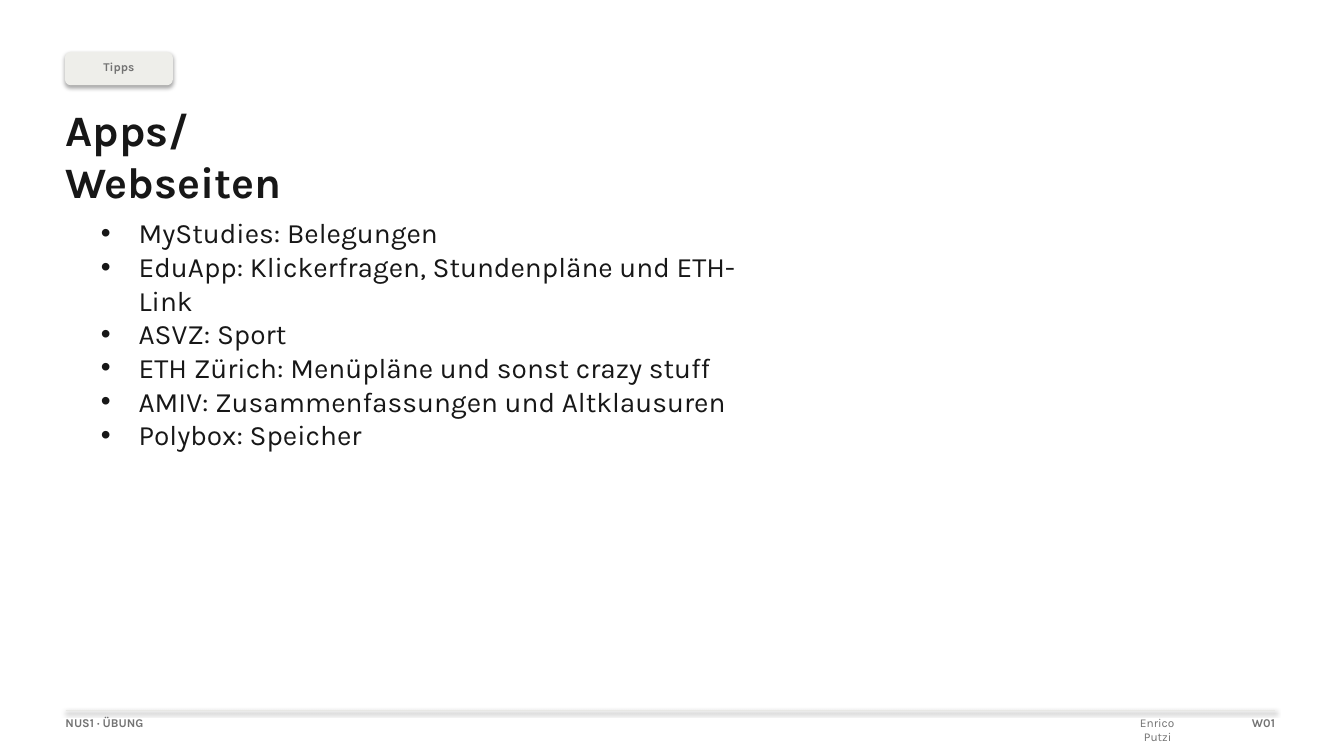
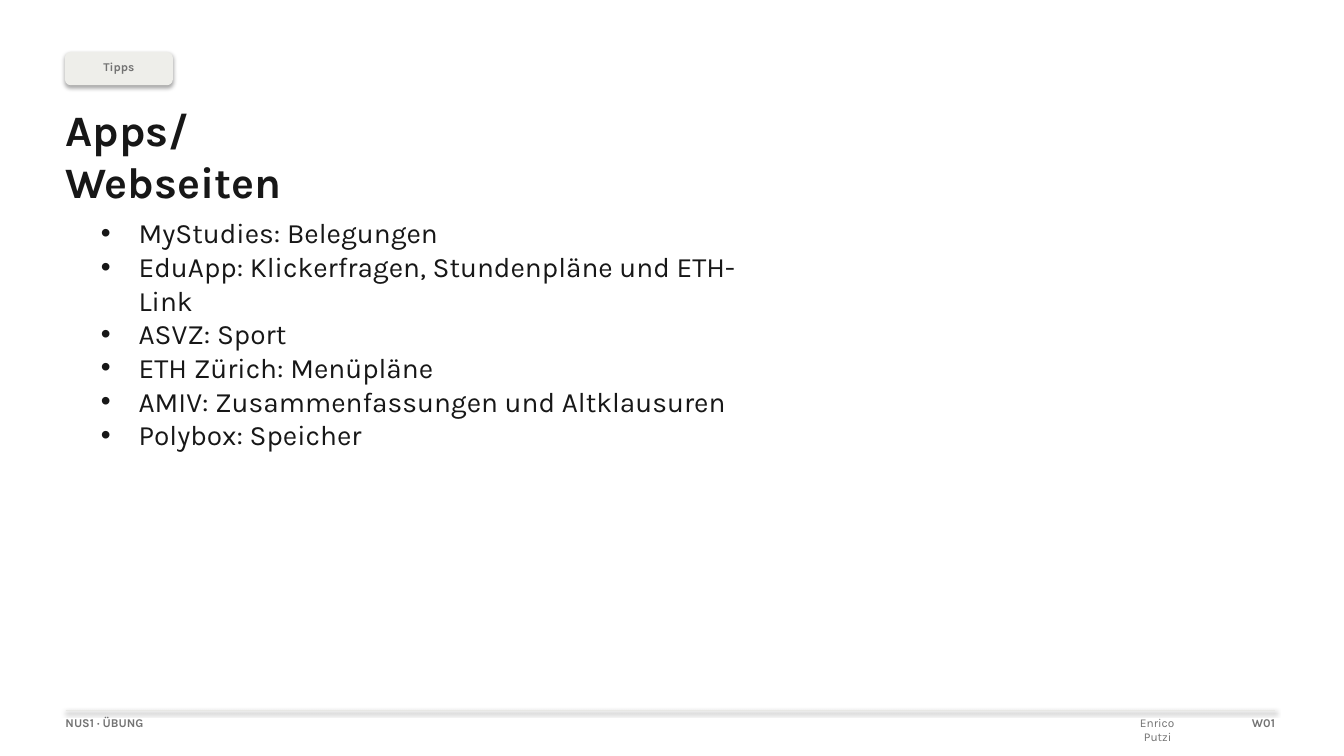
Before and after one commit to eputzi/eputzi.github.io, a slide deck: slide 7 of courses/nus1/files/tips/Organisatorisches.pptx. Drawn at 1344x756 pixels with LibreOffice and Linux fonts; fonts in the diff are those of the drawing. Boxes give left, top, right and bottom in pixels: in the first picture for what was removed or moved away, otherwise in the second. Text is boxed around its words. In the diff, an @@ line names an element or a change of style, - is before the commit and + after.

```diff
--- a/courses/nus1/files/tips/Organisatorisches.pptx
+++ b/courses/nus1/files/tips/Organisatorisches.pptx
@@ text at <box>139,358,433,385</box>: text changed @@
-• ETH Zürich: Menüpläne und sonst crazy stuff
+• ETH Zürich: Menüpläne
```
Also in this commit, not shown: 4 other slides changed, 5 other files.
